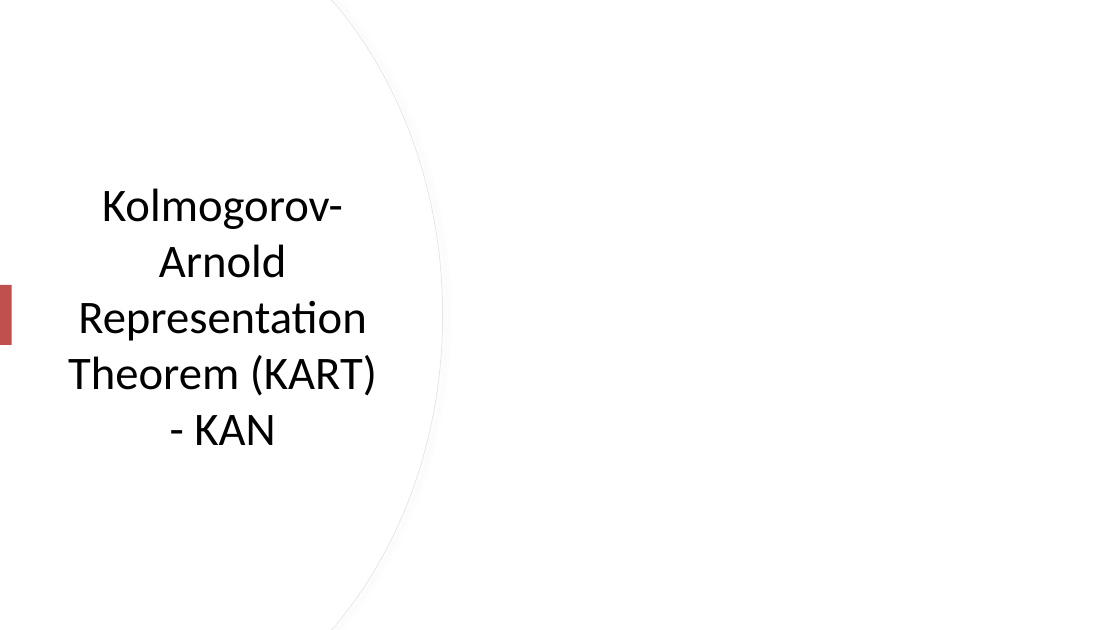
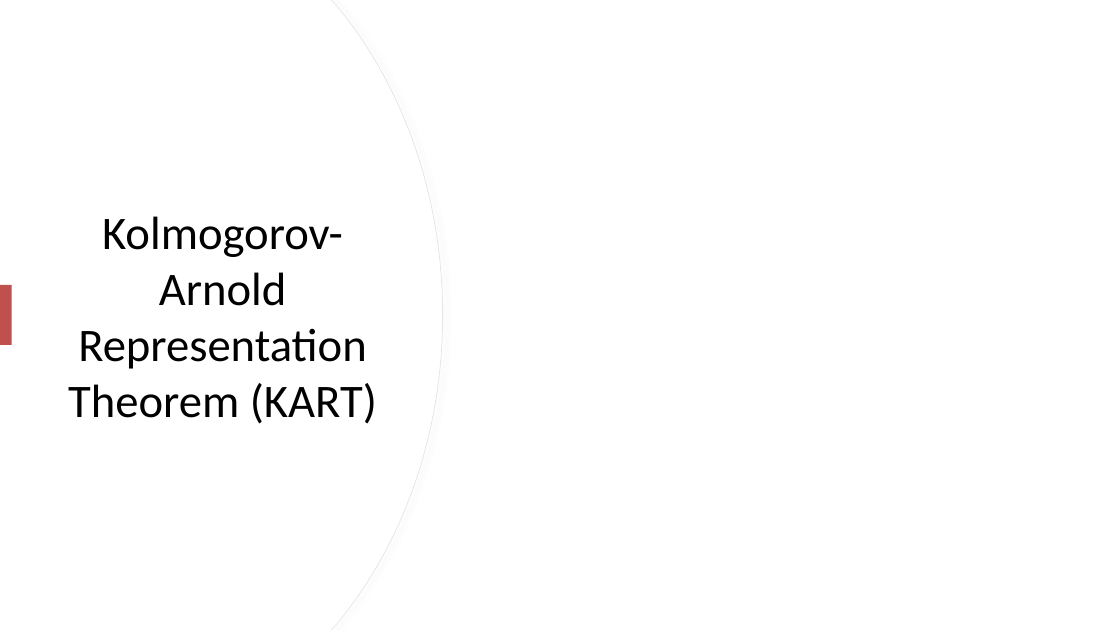
Before and after one commit to mtomas03/Thesis_Paper, a slide deck: slide 6 of Presentation.pptx. Drawn at 1120x630 pixels with LibreOffice and Linux fonts; fonts in the diff are those of the drawing; grey boxes stand for pictures. Boxes give left, top, right and bottom in pixels: in the first picture for what was removed or moved away, otherwise in the second. Text is boxed around its words. In the diff, an @@ line names an element or a change of style, - is before the commit and + after.

```diff
--- a/Presentation.pptx
+++ b/Presentation.pptx
@@ title at bbox=[68, 216, 377, 424]: text changed @@
-Kolmogorov-Arnold Representation Theorem (KART) - KAN
+Kolmogorov-Arnold Representation Theorem (KART)
```
Also in this commit, not shown: 3 other slides changed, 2 other files.
